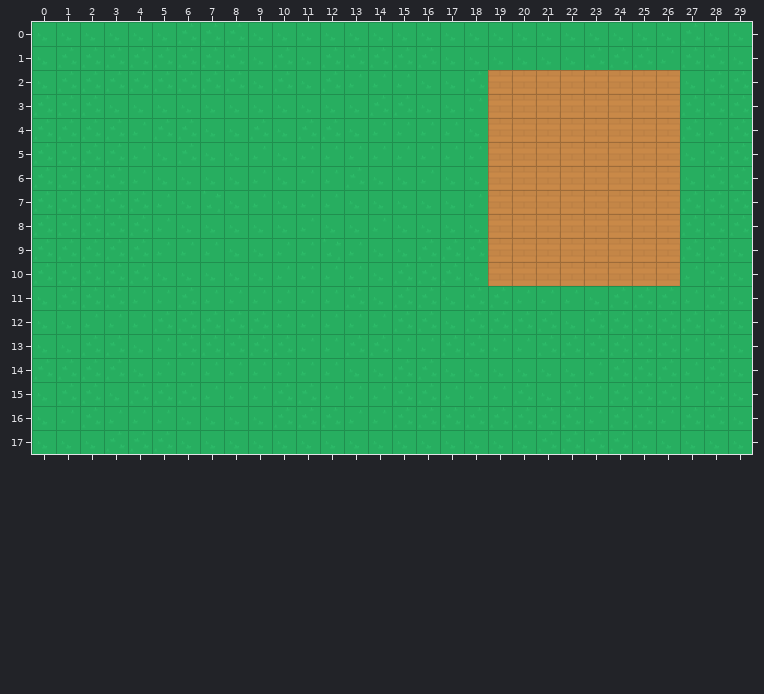
An edit to a level. Tiled map, ShowMap/PlaygroundMap.tmx. That is the earlier state.
Cells are 64x64 px. Shown: x 0..29, y 0..17.
And afterwards:
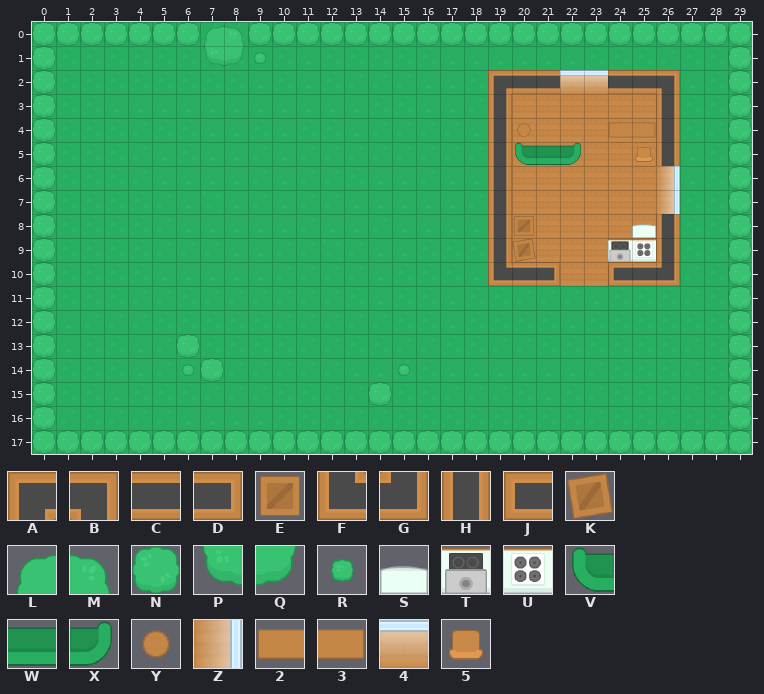
Key: from "KenneyLandscape": A 117, B 118, C 119, D 122, E 128, F 144, G 145, H 146, J 150, K 155, L 180, M 181, N 182, P 207, Q 208, R 234, S 269, T 295, U 296, V 446, W 447, X 448, Y 478, Z 491, 2 506, 3 508, 4 517, 5 529.
_ is an empty cell.
Tiles of an added or newly shown layer are drawn over the layers below it.
See-through tiles are keyed as they look on the map.
The author wrote: New Program to move around the map
Difference:
Layer "Collisionlayer" (now shown):
y 0: x 0..29 ______________________________ -> NNNNNNNLMNNNNNNNNNNNNNNNNNNNNN
y 1: x 0 _ -> N; x 7..9 ___ -> PQR; x 29 _ -> N
y 2: x 0 _ -> N; x 19..26 ________ -> ACC44CCB; x 29 _ -> N
y 3: x 0 _ -> N; x 19 _ -> H; x 26 _ -> H; x 29 _ -> N
y 4: x 0 _ -> N; x 19..20 __ -> HY; x 24..26 ___ -> 23H; x 29 _ -> N
y 5: x 0 _ -> N; x 19..22 ____ -> HVWX; x 25..26 __ -> 5H; x 29 _ -> N
y 6..7: x 0 _ -> N; x 19 _ -> H; x 26 _ -> Z; x 29 _ -> N
y 8: x 0 _ -> N; x 19..20 __ -> HE; x 25..26 __ -> SH; x 29 _ -> N
y 9: x 0 _ -> N; x 19..20 __ -> HK; x 24..26 ___ -> TUH; x 29 _ -> N
y 10: x 0 _ -> N; x 19..21 ___ -> FCD; x 24..26 ___ -> JCG; x 29 _ -> N
y 11..12: x 0 _ -> N; x 29 _ -> N
y 13: x 0 _ -> N; x 6 _ -> N; x 29 _ -> N
y 14: x 0 _ -> N; x 6..7 __ -> RN; x 15 _ -> R; x 29 _ -> N
y 15: x 0 _ -> N; x 14 _ -> N; x 29 _ -> N
y 16: x 0 _ -> N; x 29 _ -> N
y 17: x 0..29 ______________________________ -> NNNNNNNNNNNNNNNNNNNNNNNNNNNNNN
